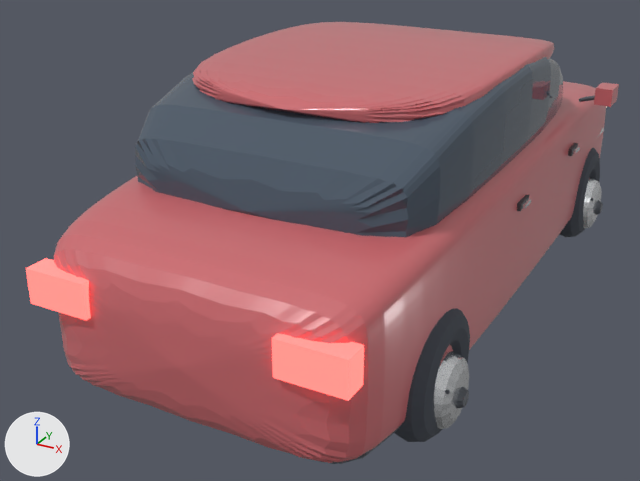
Renders of the glTF model assets/vehicles/car.glb from each side of a commit.
Before and after are seen from a 50 mm camera at (1.99, -4.51, 2.41) aimed at (-0.3, -0.36, 0.33). The lights are fixed; the arrows at lower left show +X, +Y and +Z. The older version comes first.

The first picture shows 'Hatch', 'WheelFR', 'WheelRR'.
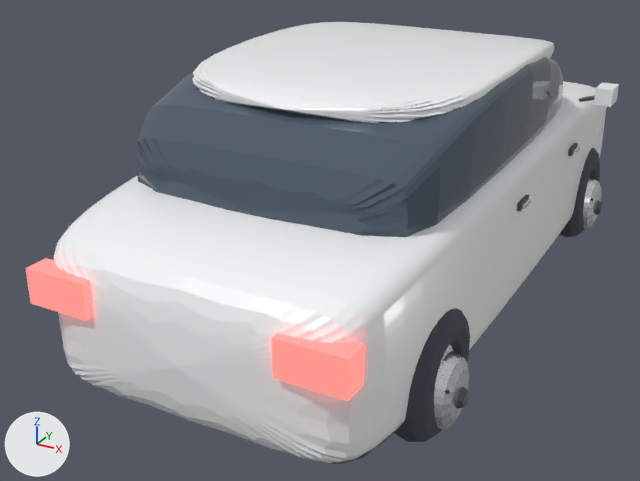
Location of each change, [x1, y1, x2, y2] in pixels of the pictures (640 x 481 px):
'Hatch', recoloured (pink to white): [50, 22, 619, 464] in both

Patch to the scene script:
```diff
--- a/assets/vehicles/car.glb.py
+++ b/assets/vehicles/car.glb.py
@@ mat_hatch_hd_pintura @@
 mat_hatch_hd_pintura = principled_material('hatch_hd_pintura')
-mat_hatch_hd_pintura.base_color = (0.615, 0.143, 0.158)  # pink #ce6a6f
+mat_hatch_hd_pintura.base_color = (0.93, 0.94, 0.95)  # white #f7f8f9
 mat_hatch_hd_pintura.metallic = 0.02
```
